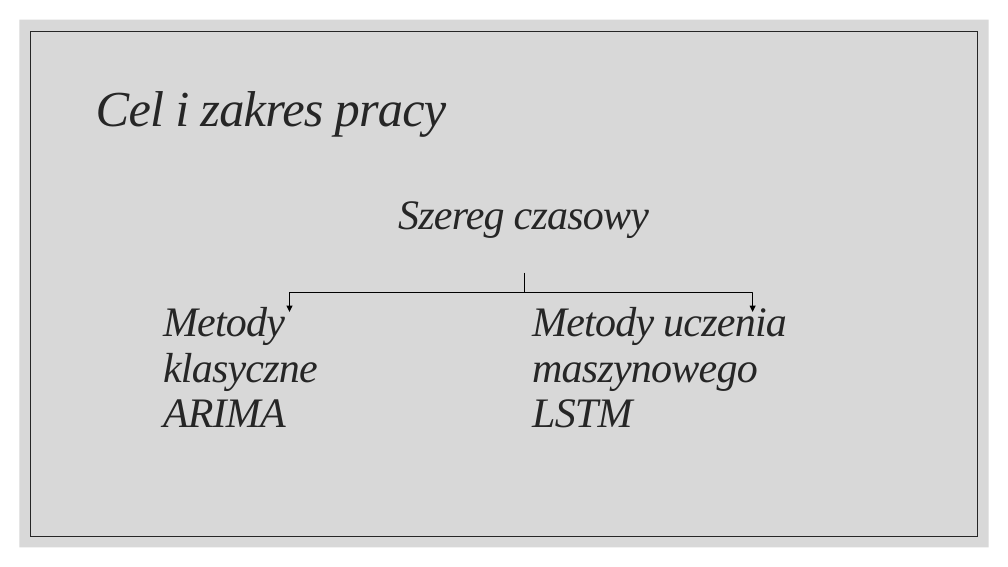
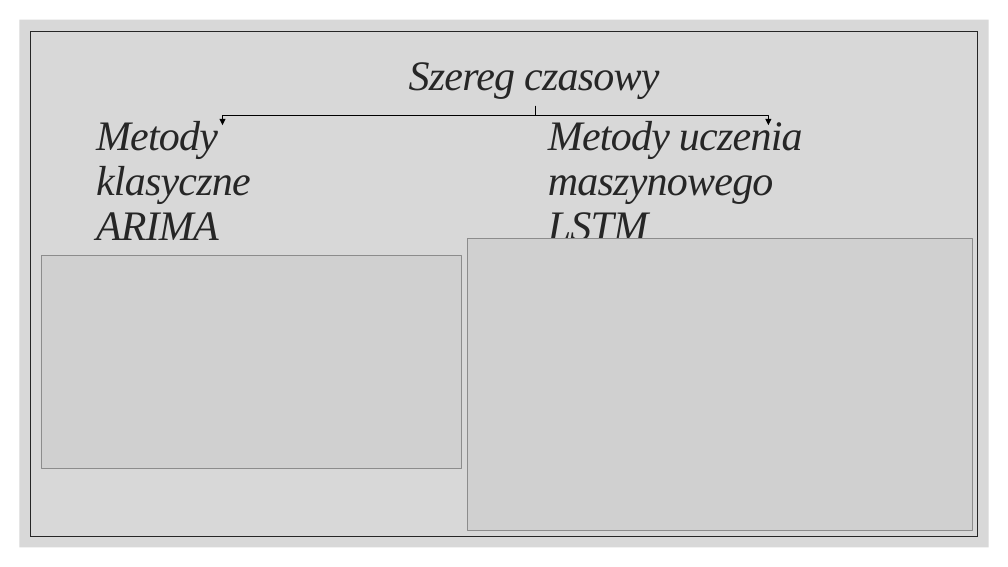
Before and after one commit to AldonaSwirad/Machine-learning-in-time-series-analysis, a slide deck: slide 2 of Prognozowanie szeregów czasowych.pptx. Drawn at 1008x567 pixels with LibreOffice and Linux fonts; fonts in the diff are those of the drawing; grey boxes stand for pictures. Boxes give left, top, right and bottom in pixels: in the first picture for what was removed or moved away, otherwise in the second. Text is boxed around its words. In the diff, an @@ line names an element or a change of style, - is before the commit and + after.

```diff
--- a/Prognozowanie szeregów czasowych.pptx
+++ b/Prognozowanie szeregów czasowych.pptx
@@ text "Szereg czasowy": place and size @@
-text "Szereg czasowy" at (398,201,649,237)
+text "Szereg czasowy" at (409,62,659,98)
@@ title removed at (96,91,447,136) @@
-Cel i zakres pracy
@@ elbow arrow moved from (525, 293) - (290, 312) to (535, 106) - (222, 125) @@
@@ elbow arrow moved from (525, 273) - (753, 312) to (535, 106) - (768, 125) @@
@@ text "Metody uczenia maszynowego": place and size @@
-text "Metody uczenia maszynowego" at (532,303,787,428)
+text "Metody uczenia maszynowego" at (548,117,803,239)
@@ text "Metody klasyczne ARIMA": place and size @@
-text "Metody klasyczne ARIMA" at (163,307,318,427)
+text "Metody klasyczne ARIMA" at (96,121,251,240)
@@ picture added at (468,238,973,530) @@
@@ picture added at (42,256,462,469) @@
```
Also in this commit, not shown: 1 other slide changed, 1 slide added, 2 slides removed, 7 other files.
